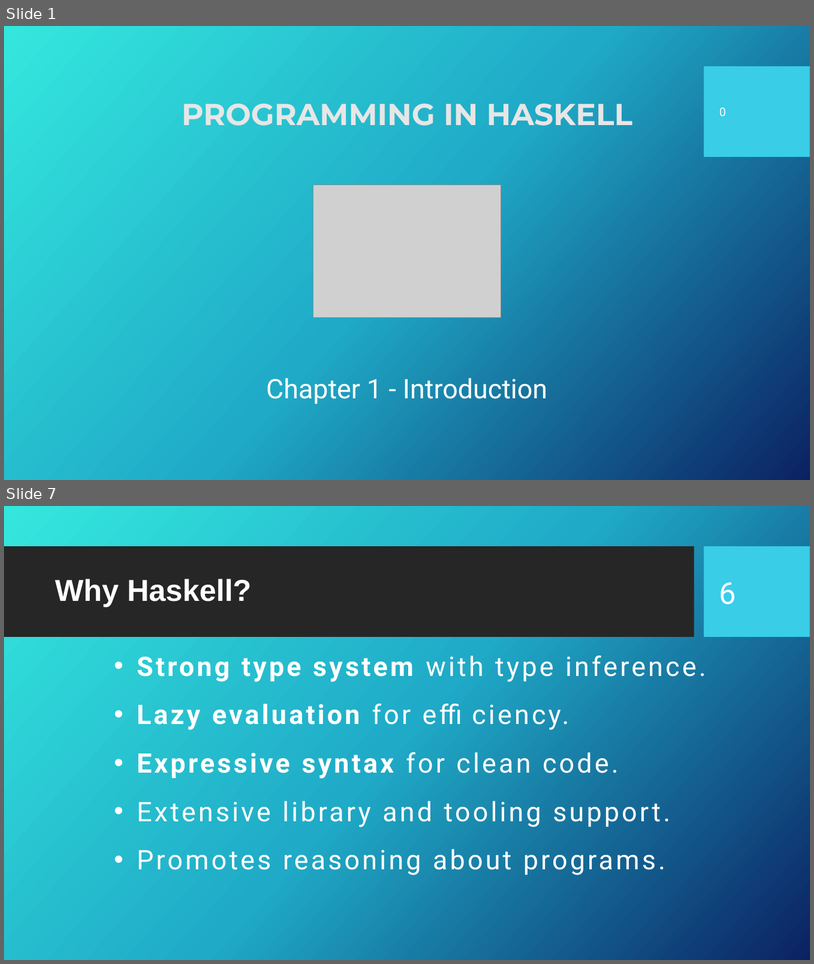
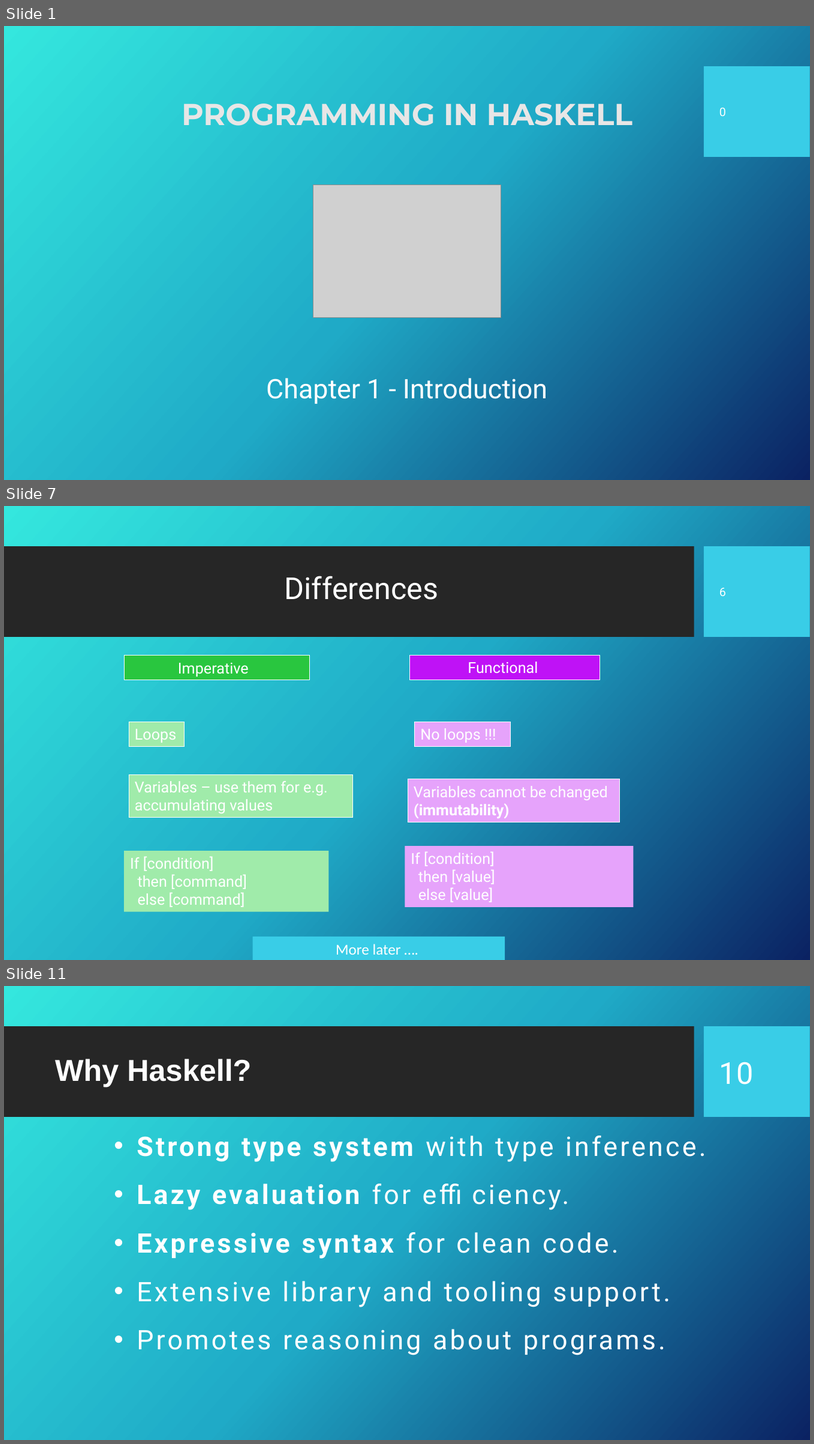
Before and after one commit to Fun-Prog-26/fun-prog-26, a slide deck: topic02-first-steps/unit-02a-lectures/talk-1/a-introduction-to-haskell.pptx. Shown one above the other, each under a label of ours: slides 1 and 7 before the commit, slides 1, 7 and 11 after it; the slides between them are not shown. The pictures are 814x964 and 814x1444 pixels, drawn with LibreOffice and Linux fonts; fonts in the diff are those of the drawing; grey boxes stand for pictures; background and template pictures are left out. Boxes give left, top, right and bottom in pixels: in the first picture for what was removed or moved away, otherwise in the second. Text is boxed around its words. In the diff, an @@ line names an element or a change of style, - is before the commit and + after.

```diff
--- a/topic02-first-steps/unit-02a-lectures/talk-1/a-introduction-to-haskell.pptx
+++ b/topic02-first-steps/unit-02a-lectures/talk-1/a-introduction-to-haskell.pptx
@@ slide 7 added at (x1=4, y1=506, x2=810, y2=960), background picture (left out); not listed: 2 template elements that a slide beside it also shows @@
@@ title added at (x1=284, y1=576, x2=438, y2=600), 36 pt, text #FFFFFF @@
+Differences
@@ page number added at (x1=720, y1=588, x2=726, y2=596), 14 pt, text #FFFFFF @@
+6
@@ rectangle added at (x1=125, y1=655, x2=310, y2=679), fill #29C63F, outline #FFFFFF 0.75 pt, 18 pt, text #FFFFFF @@
+Imperative
@@ rectangle added at (x1=410, y1=655, x2=600, y2=679), fill #BF12F6, outline #FFFFFF 0.75 pt, 18 pt, text #FFFFFF @@
+Functional
@@ rectangle added at (x1=129, y1=722, x2=184, y2=746), fill #A0EBAA, outline #FFFFFF 0.75 pt, 18 pt, text #FFFFFF @@
+Loops
@@ rectangle added at (x1=415, y1=722, x2=511, y2=746), fill #E6A3FB, outline #FFFFFF 0.75 pt, 18 pt, text #FFFFFF @@
+No loops !!!
@@ rectangle added at (x1=129, y1=775, x2=353, y2=817), fill #A0EBAA, outline #FFFFFF 0.75 pt, 18 pt, text #FFFFFF @@
+Variables – use them for e.g. accumulating values
@@ rectangle added at (x1=408, y1=779, x2=620, y2=822), fill #E6A3FB, outline #FFFFFF 0.75 pt, 18 pt, text #FFFFFF @@
+Variables cannot be changed
+(immutability)
@@ rectangle added at (x1=405, y1=846, x2=634, y2=907), fill #E6A3FB, 18 pt, text #FFFFFF @@
+If [condition]
+then [value]
+else [value]
@@ rectangle added at (x1=125, y1=851, x2=329, y2=912), fill #A0EBAA, 18 pt, text #FFFFFF @@
+If [condition]
+then [command]
+else [command]
@@ rectangle added at (x1=252, y1=936, x2=505, y2=960), fill #39CDE7, 18 pt, text #FFFFFF @@
+More later ….
@@ what was slide 7 is now slide 11 @@
@@ page number at (x1=720, y1=1062, x2=754, y2=1084): text changed @@
-6
+10
```
Also in this commit, not shown: 5 slides changed, 4 other slides added, 1 slide removed, 4 other files.
